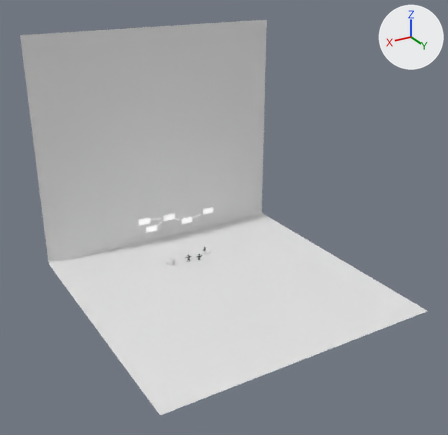
One commit to the glTF model public/room.glb: the scene before it, then after it.
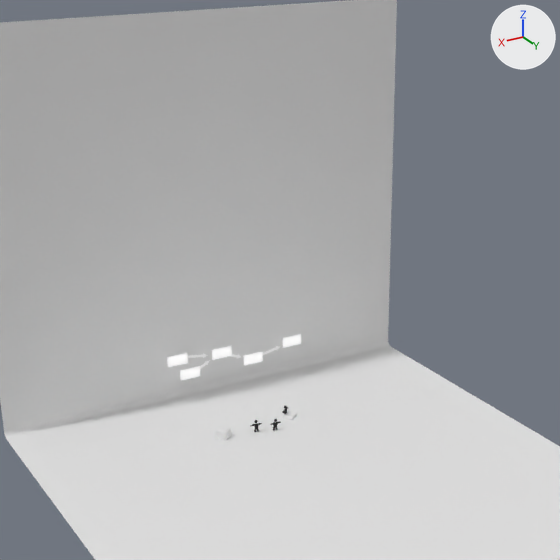
Each version is shown whole from a 50 mm lens placed at (83.2, 158.1, 91.1), pointed at (2.6, 23.6, 23.9), then close up on the part from 10% to 80% of the width and 5% to 76% of the height. Arrows for +X, +Y and +Z are at upper right; the lights stay in place. Where no turn or scale is listed for an object, it has been applied to the vertices.
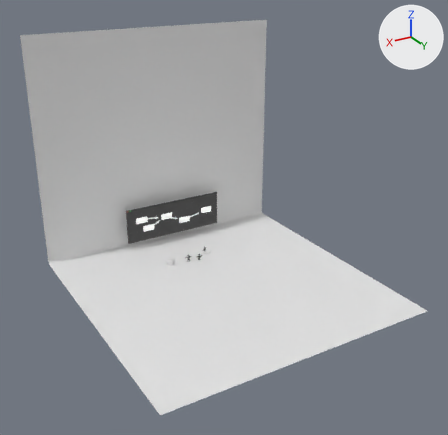
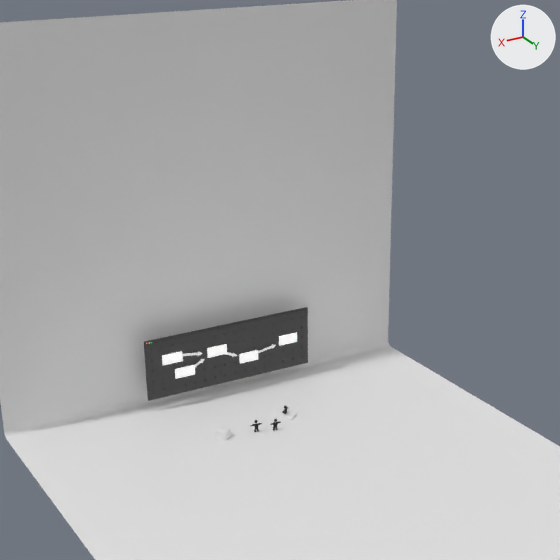
What differs and where, as boxes [x1, y1, x2, y2] in the close-ups (560 x 560 px):
'Window.001', added
    after: [144, 307, 308, 401]
'Plane.008', added (black)
    after: [144, 307, 308, 345]
'Cube.001', moved
    before: [167, 353, 188, 367]
    after: [162, 351, 183, 365]
'Cube.002', moved
    before: [180, 366, 200, 380]
    after: [175, 365, 195, 379]
'Cube.003', moved
    before: [212, 346, 232, 360]
    after: [207, 344, 227, 358]
'Cube.004', moved
    before: [244, 352, 263, 365]
    after: [239, 350, 258, 364]
'Cube.005', moved
    before: [283, 334, 301, 348]
    after: [279, 332, 297, 346]
'Plane.005', moved
    before: [262, 346, 280, 355]
    after: [258, 344, 276, 353]

Edits to the bpy script that builds the scene:
```text
Add mat_material_005:
    mat_material_005 = principled_material('Material.005')
    mat_material_005.base_color = (0.0245, 0.0245, 0.0245)  # black #2b2b2b
    mat_material_005.emission_strength = 0.0212
Add mat_material_007:
    mat_material_007 = principled_material('Material.007')
    mat_material_007.base_color = (0.0245, 0.0245, 0.0245)  # black #2b2b2b
    mat_material_007.emission_strength = 0.0116
Add me_plane_008:
    me_plane_008.from_pydata(...)  # 5215 vertices, 10426 faces; spans x -19.4..14.6, y -17.8..-17.4, z 2.3..14.1
    me_plane_008.materials.append(mat_material_005)  # black #2b2b2b
Add me_plane_009:
    me_plane_009.from_pydata(...)  # 80 vertices, 156 faces; spans x -19.4..14.6, y -17.8..-17.4, z 13.3..14.1
    me_plane_009.materials.append(mat_material_007)  # black #2b2b2b
Change ob_cube_001:
    ob_cube_001.location: (8.6, -17.3, 8.8) -> (10.0, -16.3, 9.9)
Change ob_cube_002:
    ob_cube_002.location: (6.2, -17.3, 5.6) -> (7.7, -16.3, 6.7)
Change ob_cube_003:
    ob_cube_003.location: (-0.5, -17.3, 8.3) -> (1.0, -16.3, 9.4)
Change ob_cube_004:
    ob_cube_004.location: (-7.0, -17.3, 5.7) -> (-5.6, -16.3, 6.7)
Change ob_cube_005:
    ob_cube_005.location: (-15.6, -17.3, 7.5) -> (-14.2, -16.3, 8.6)
Change ob_plane_005:
    ob_plane_005.location: (-12.6, -17.3, 6.7) -> (-11.1, -16.3, 7.8)
Add ob_window_001:
    ob_window_001 = bpy.data.objects.new('Window.001', me_plane_008)
    ob_window_001.location = (0.5, 0.7, 0.0)
Add ob_plane_008:
    ob_plane_008 = bpy.data.objects.new('Plane.008', me_plane_009)
    ob_plane_008.location = (0.5, 0.8, 0.0)
```
